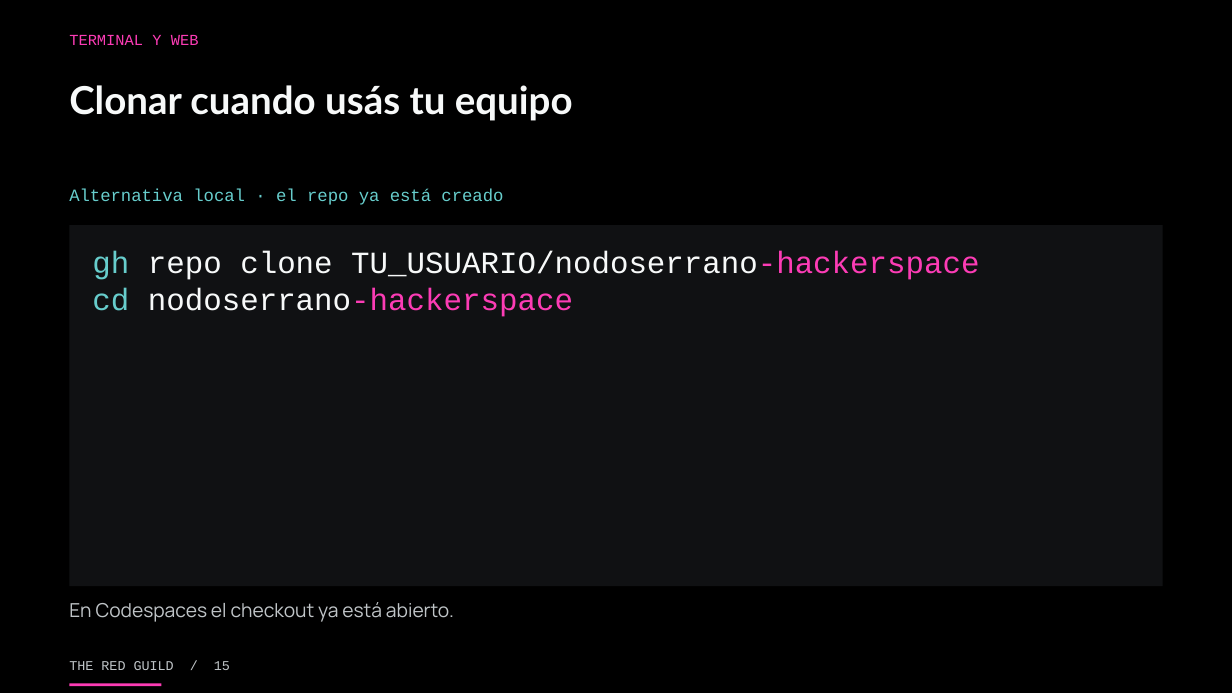
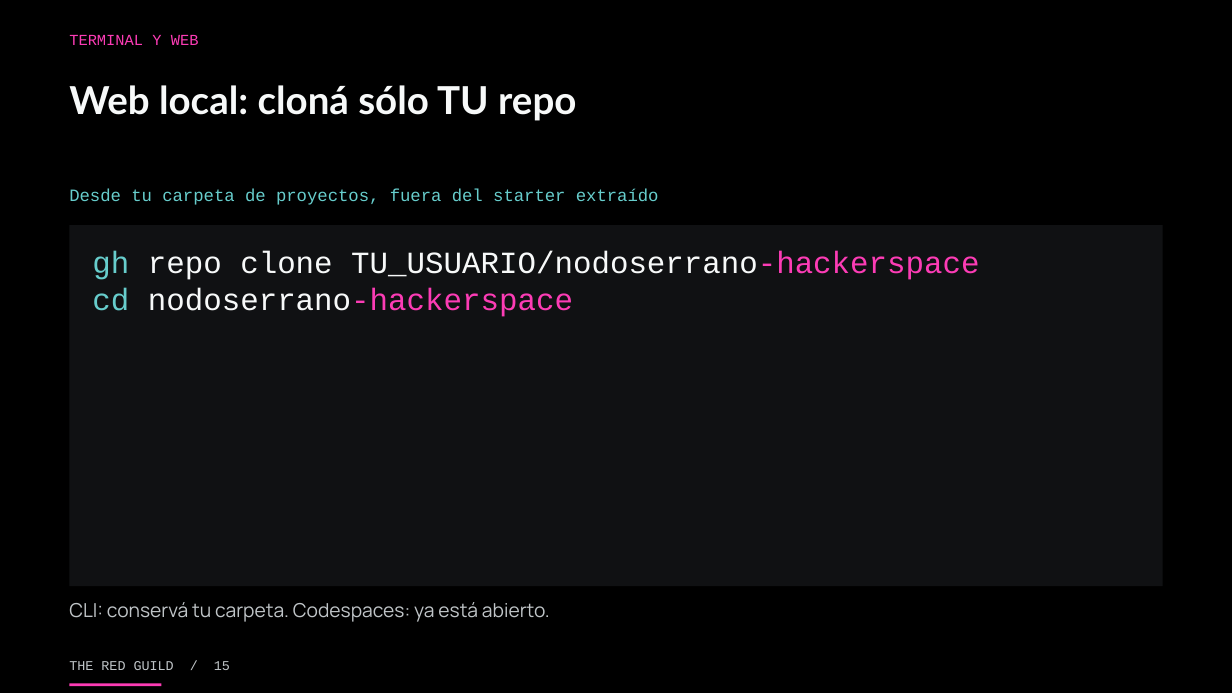
Before and after one commit to theredguild/github-ai-automation-lab, a slide deck: slide 15 of slides/workshop.pptx. Drawn at 1232x693 pixels with LibreOffice and Linux fonts; fonts in the diff are those of the drawing. Boxes give left, top, right and bottom in pixels: in the first picture for what was removed or moved away, otherwise in the second. Text is boxed around its words. In the diff, an @@ line names an element or a change of style, - is before the commit and + after.

Commit message:
Separate starter app from workshop materials

```diff
--- a/slides/workshop.pptx
+++ b/slides/workshop.pptx
@@ text at (69,85,576,121): text changed @@
-Clonar cuando usás tu equipo
+Web local: cloná sólo TU repo
@@ text at (69,189,659,205): text changed @@
-Alternativa local · el repo ya está creado
+Desde tu carpeta de proyectos, fuera del starter extraído
@@ text at (69,602,550,622): text changed @@
-En Codespaces el checkout ya está abierto.
+CLI: conservá tu carpeta. Codespaces: ya está abierto.
```
Also in this commit, not shown: 8 other slides changed, 27 other files.
